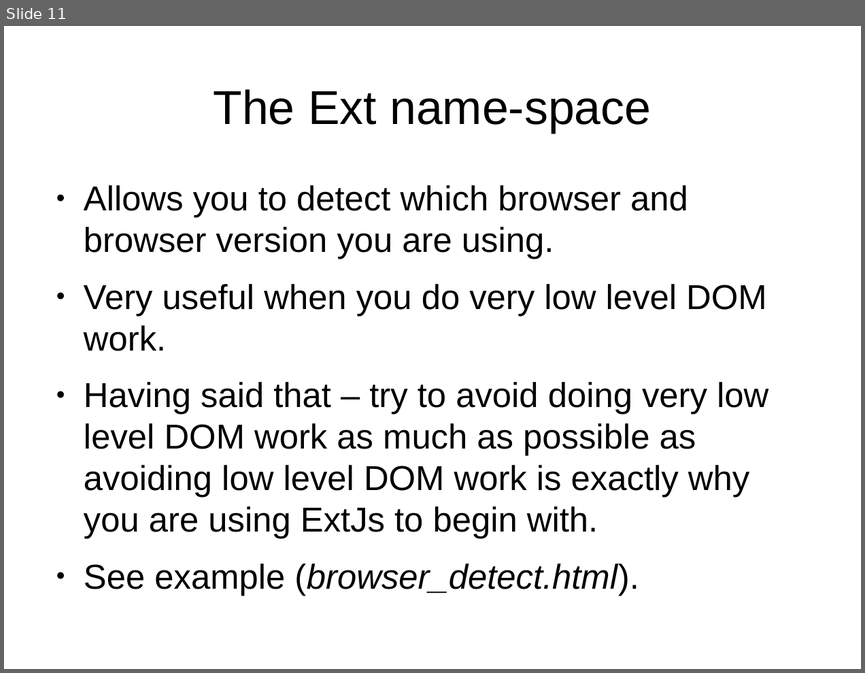
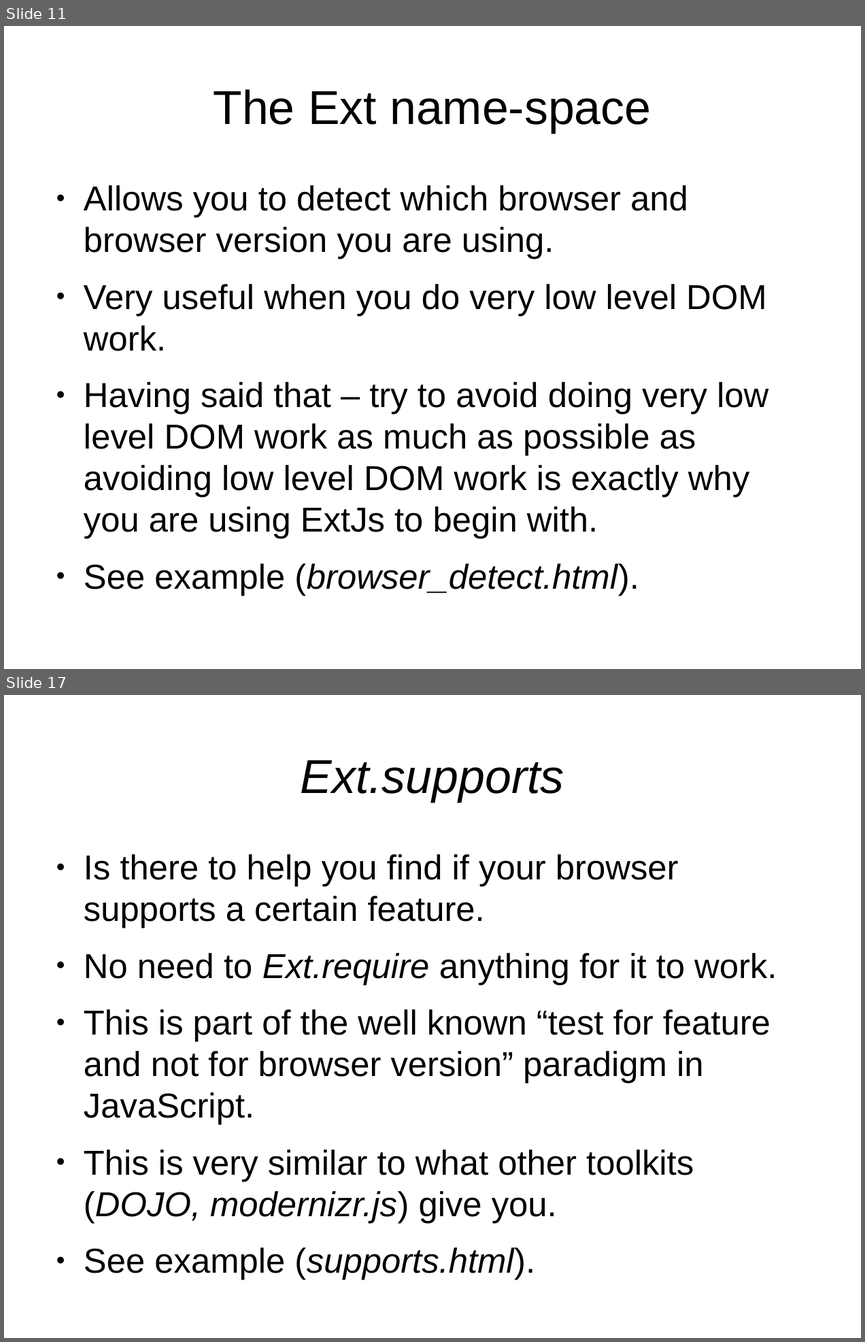
Before and after one commit to veltzer/demos, a slide deck: javascript/extjs/doc/extjs.odp. Shown one above the other, each under a label of ours: slide 11 before the commit, slides 11 and 17 after it; the slides between them are not shown. The pictures are 865x673 and 865x1342 pixels, drawn with LibreOffice and Linux fonts; fonts in the diff are those of the drawing. Boxes give left, top, right and bottom in pixels: in the first picture for what was removed or moved away, otherwise in the second. Text is boxed around its words. In the diff, an @@ line names an element or a change of style, - is before the commit and + after.

```diff
--- a/javascript/extjs/doc/extjs.odp
+++ b/javascript/extjs/doc/extjs.odp
@@ slide 17 added at (x1=4, y1=695, x2=861, y2=1338), background #FFFFFF @@
@@ title added at (x1=300, y1=760, x2=564, y2=802), 44 pt, text #000000, italic @@
+Ext.supports
@@ text added at (x1=84, y1=854, x2=776, y2=1223), 32 pt, text #000000 @@
+● Is there to help you find if your browser supports a certain feature.
+● No need to Ext.require anything for it to work.
+● This is part of the well known “test for feature and not for browser version” paradigm in JavaScript.
+● This is very similar to what other toolkits (DOJO, modernizr.js) give you.
+● See example (supports.html).
```
Also in this commit, not shown: 5 slides changed, 1 other file.
